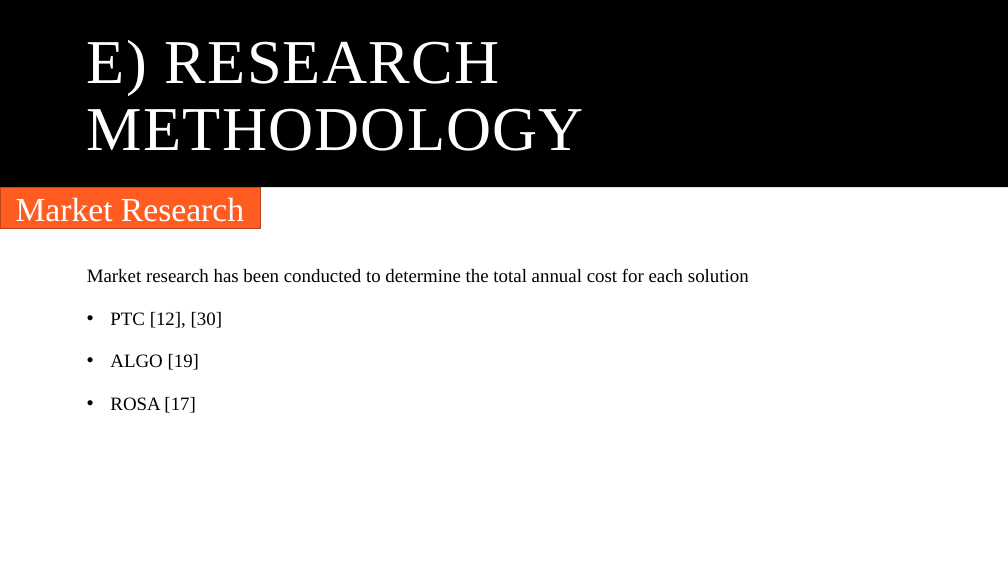
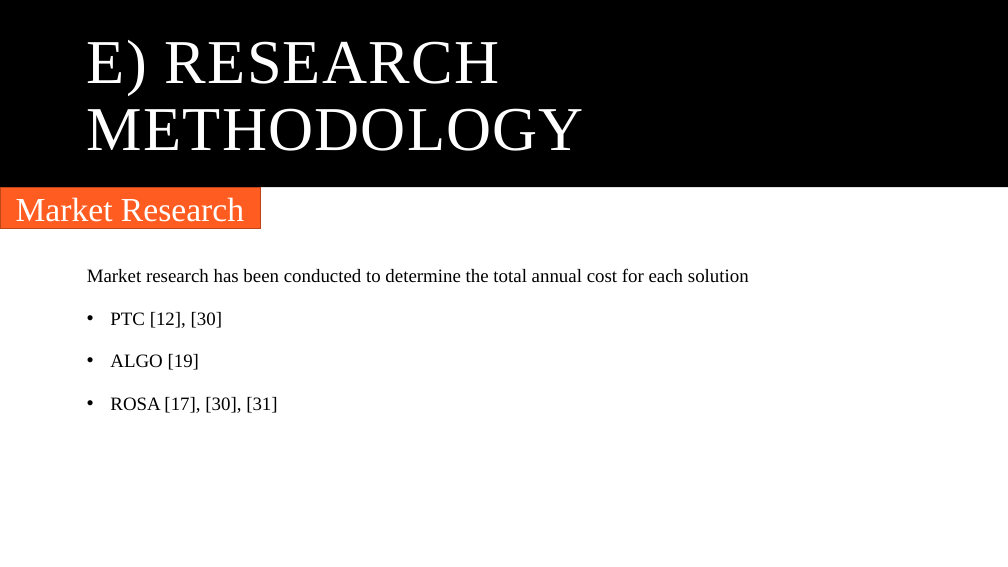
Before and after one commit to vortexInVoid/CACHE, a slide deck: slide 29 of Murat Ertan 401 003 P2 Spring 2022 2023.pptx. Drawn at 1008x567 pixels with LibreOffice and Linux fonts; fonts in the diff are those of the drawing. Boxes give left, top, right and bottom in pixels: in the first picture for what was removed or moved away, otherwise in the second. Text is boxed around its words. In the diff, an @@ line names an element or a change of style, - is before the commit and + after.

```diff
--- a/Murat Ertan 401 003 P2 Spring 2022 2023.pptx
+++ b/Murat Ertan 401 003 P2 Spring 2022 2023.pptx
@@ text at [110,397,277,413]: text changed @@
-• ROSA [17]
+• ROSA [17], [30], [31]
```
Also in this commit, not shown: 1 other slide changed.
